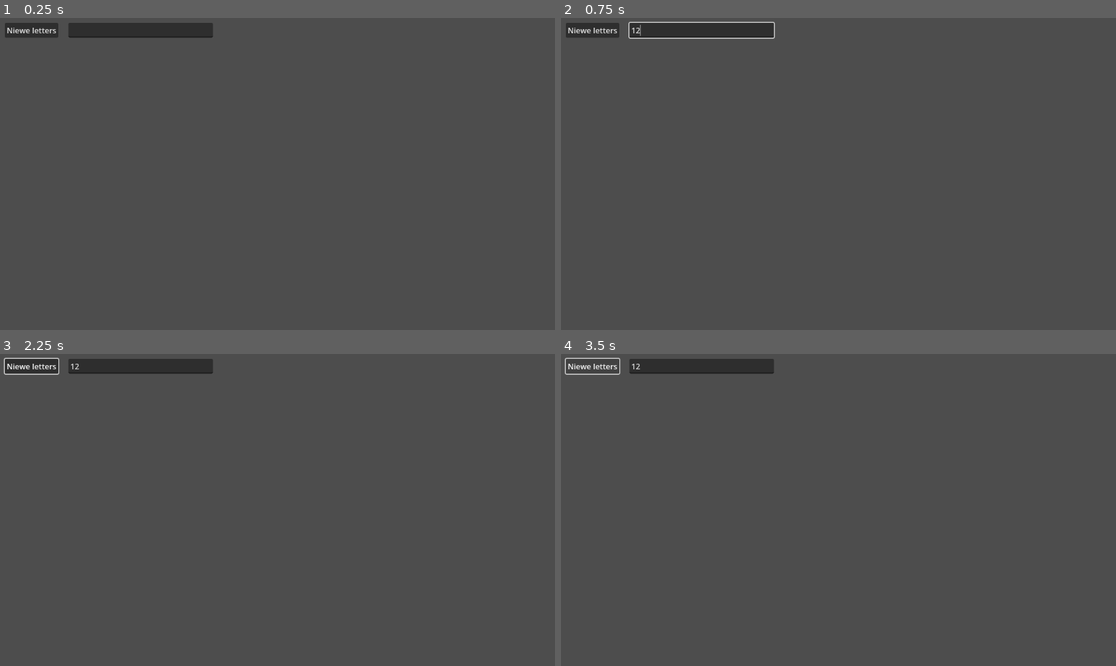
Above: before the commit, frames 1-4 (two rows, left to right).
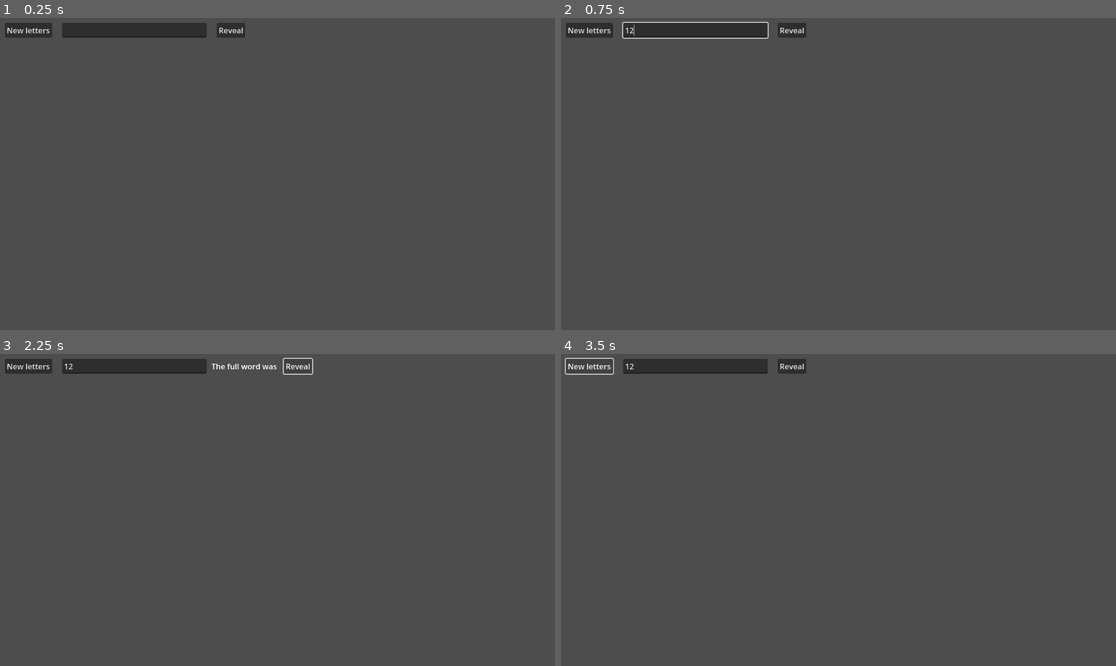
Above: after the commit, the same moments.

Repository: MathrimC/godot_words
Game: Godot game, scene res://words_test.tscn
The game is run twice, just before and just after one commit, with the same random seed, the same clock (stepped at 60 frames per second) and the same inputs.
Inputs (mouse positions are in pixels of both pictures, inside the frame that each line leads up to):
- Up to frame 1 (0.25 s): no input
- Up to frame 2 (0.75 s): click (699, 30) at 0.52 s; type "12" at 0.6 s
- Up to frame 3 (2.25 s): click "Niewe letters" (after the commit: "New letters") at 1.25 s; click (233, 366) at 2 s, where only the run after the commit has a clickable "Reveal"
- Up to frame 4 (3.5 s): click "Niewe letters" (after the commit: "New letters") at 2.75 s

The runs differ from the first frame. In frame 1, 0.4% of the frame differs, in the area x 2-45%, y 1-7%; in frame 2, 0.5%; in frame 3, 0.6%, in the area x 0-57%, y 1-7%; in frame 4, 0.4%.
Error before the commit: Cannot call method 'get_position' on a null value. (res://words.gd:41)
Error after the commit: Cannot call method 'get_position' on a null value. (res://words.gd:57)

Commit message:
keeping track of correct answers

Diff:
--- a/words.gd
+++ b/words.gd
@@ -4,18 +4,24 @@
 const words_path := "res://woordenlijst.txt"
 
 var words: Array[String]
+var letters: String
+var longest_answer: String
+var submitted_answers: Array[String]
 
 func _ready() -> void:
 	_load_words()
 
 ## Returns a new set of letters to use as an assignment for finding words
 func get_letters(amount_of_letters: int) -> String:
+	submitted_answers.clear()
 	var options: Array[String]
 	for word: String in words:
 		if word.length() == amount_of_letters:
 			options.append(word)
 	var word = options[randi_range(0, options.size())]
-	var letters: String = ""
+	longest_answer = word
+	word = word.to_lower()
+	letters = ""
 	while word.length() > 0:
 		var position := randi_range(0, word.length())
 		letters += word.substr(position,1)
@@ -23,16 +29,26 @@
 	return letters
 
 ## Checks if all letters of the word appear in letters, and checks if the word exists in Dutch
-func check_word(word: String, letters: String) -> bool:
+func check_word(word: String) -> bool:
 	word = word.to_lower()
-	letters = letters.to_lower()
+	if submitted_answers.has(word):
+		return false
+	var letters_copy := letters
 	for letter in word:
-		var position := letters.find(letter)
+		var position := letters_copy.find(letter)
 		if position < 0:
 			return false
 		else:
-			letters = letters.erase(position,1)
-	return words.has(word)
+			letters_copy = letters_copy.erase(position,1)
+	if words.has(word):
+		submitted_answers.append(word)
+		return true
+	else:
+		return false
+
+## Returns the correct word using all the letters
+func get_longest_answer() -> String:
+	return longest_answer
 
 func _load_words() -> void:
 	var file := FileAccess.open(words_path, FileAccess.ModeFlags.READ)
--- a/words_test.gd
+++ b/words_test.gd
@@ -6,16 +6,15 @@
 @export var response_label: Label
 @export var words: WordsNode
 
-var letters: String
-var answers: Array[String]
-
 func on_letters_button_pressed():
-	letters = words.get_letters(8)
-	letters_label.text = letters
+	letters_label.text = words.get_letters(8)
+	response_label.text = ""
 
 func on_input_submit(guess: String):
-	if !answers.has(guess) && words.check_word(guess, letters):
+	if words.check_word(guess):
 		response_label.text = "%s is correct!" % guess
-		answers.append(guess)
 	else:
 		response_label.text = "%s is wrong!" % guess
+
+func on_reveal_pressed():
+	response_label.text = "The full word was %s" % words.get_longest_answer()
--- a/words_test.tscn
+++ b/words_test.tscn
@@ -11,7 +11,7 @@
 grow_horizontal = 2
 grow_vertical = 2
 script = ExtResource("1_l31ak")
-letters_button = NodePath("MarginContainer/HBoxContainer/Button")
+letters_button = NodePath("MarginContainer/HBoxContainer/New")
 letters_label = NodePath("MarginContainer/HBoxContainer/Label")
 input = NodePath("MarginContainer/HBoxContainer/LineEdit")
 response_label = NodePath("MarginContainer/HBoxContainer/ResponseLabel")
@@ -30,9 +30,9 @@
 layout_mode = 2
 theme_override_constants/separation = 10
 
-[node name="Button" type="Button" parent="MarginContainer/HBoxContainer"]
+[node name="New" type="Button" parent="MarginContainer/HBoxContainer"]
 layout_mode = 2
-text = "Niewe letters"
+text = "New letters"
 
 [node name="Label" type="Label" parent="MarginContainer/HBoxContainer"]
 layout_mode = 2
@@ -44,8 +44,13 @@
 [node name="ResponseLabel" type="Label" parent="MarginContainer/HBoxContainer"]
 layout_mode = 2
 
+[node name="Reveal" type="Button" parent="MarginContainer/HBoxContainer"]
+layout_mode = 2
+text = "Reveal"
+
 [node name="WordsNode" type="Node" parent="."]
 script = ExtResource("2_80a2b")
 
-[connection signal="pressed" from="MarginContainer/HBoxContainer/Button" to="." method="on_letters_button_pressed"]
+[connection signal="pressed" from="MarginContainer/HBoxContainer/New" to="." method="on_letters_button_pressed"]
 [connection signal="text_submitted" from="MarginContainer/HBoxContainer/LineEdit" to="." method="on_input_submit"]
+[connection signal="pressed" from="MarginContainer/HBoxContainer/Reveal" to="." method="on_reveal_pressed"]
